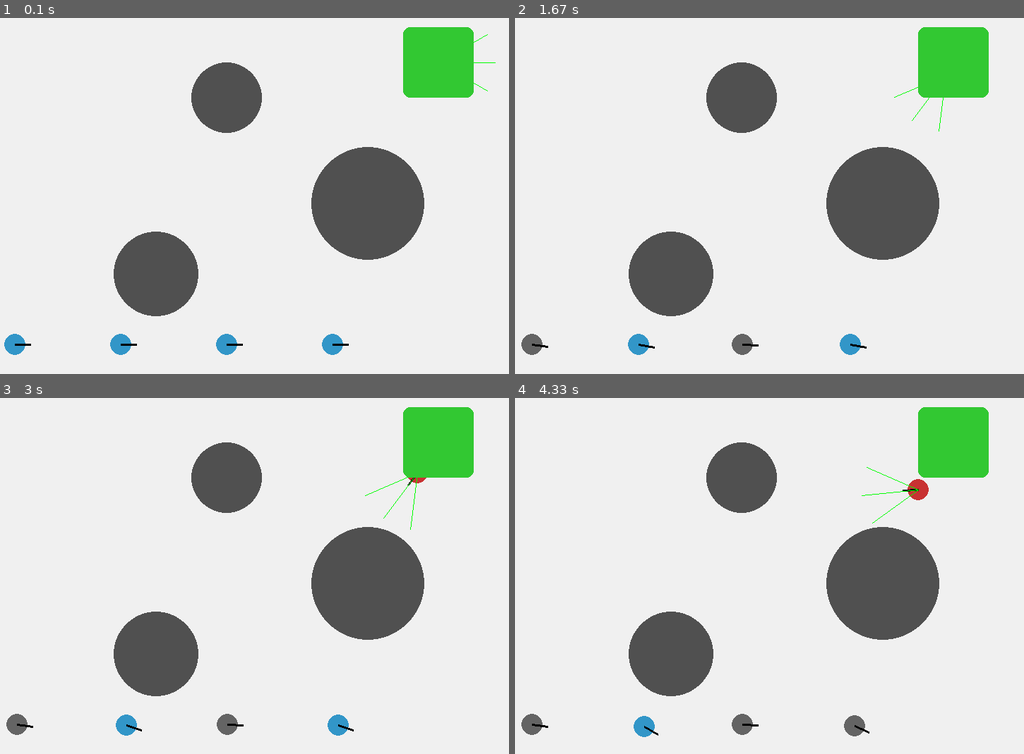
Above: before the commit, frames 1-4 (two rows, left to right).
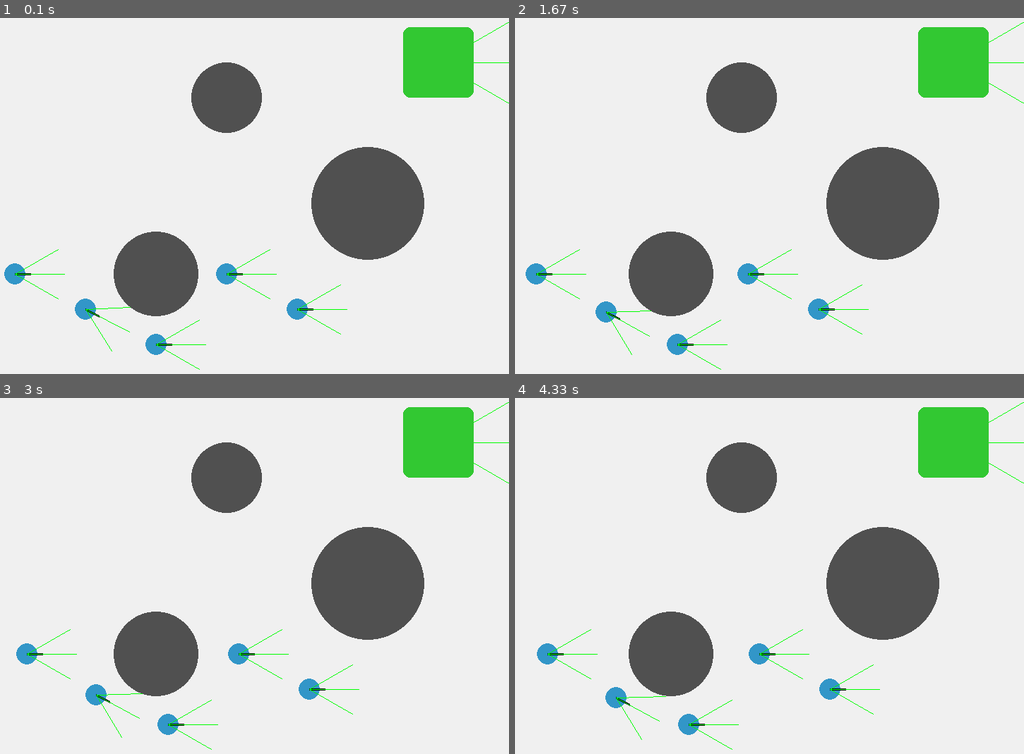
Above: after the commit, the same moments.

Repository: cyrileoppo/Robotique--copposite-mtarrab
Game: pygame game, started from projet_fil_rouge/clinique/__main__.py
Same seed, same stepped clock (60 frames per second), same inputs: the game is played once before the commit and once after it.
Inputs:
- Up to frame 1 (0.1 s): no input
- Up to frame 2 (1.67 s): no input
- Up to frame 3 (3 s): no input
- Up to frame 4 (4.33 s): no input

The runs differ from the first frame. In frame 1, 2.0% of the frame differs, in the area x 0-100%, y 1-99%; in frame 2, 2.0%; in frame 3, 2.1%; in frame 4, 2.2%, in the area x 1-100%, y 1-99%.

Commit message:
Fix: accélération des robots et évitement entre eux

Diff:
--- a/projet_fil_rouge/clinique/__main__.py
+++ b/projet_fil_rouge/clinique/__main__.py
@@ -9,17 +9,15 @@
 from .modele.robot import RobotStandard, RobotAmbulance
 from .modele.obstacles import ObstacleCercle
 from .vue.vue_pygame import VuePygame
-from .controleur.strategies import Navigator, GoalAndAvoidStrategy
+from .controleur.strategies import Navigator, GoalAndAvoidStrategy, AvoidStrategy
 
 def parse_args():
-    """Gère les arguments en ligne de commande [cite: 35-46]."""
     parser = argparse.ArgumentParser(description="Simulation de la Clinique des Robots")
     parser.add_argument("--debug", action="store_true", help="Active les logs de niveau DEBUG")
-    parser.add_argument("--nb-robots", type=int, default=4, help="Nombre de robots standards")
+    parser.add_argument("--nb-robots", type=int, default=5, help="Nombre de robots standards")
     return parser.parse_args()
 
 def algorithme_sac_a_dos(robots_en_panne, capacite_max):
-    """Algorithme de programmation dynamique pour le problème du Sac à Dos."""
     n = len(robots_en_panne)
     dp = [[0] * (capacite_max + 1) for _ in range(n + 1)]
 
@@ -37,31 +35,23 @@
         if dp[i][w] != dp[i-1][w]:
             selection.append(robots_en_panne[i-1])
             w -= robots_en_panne[i-1].poids
-
     return selection
 
 def optimiser_trajet_tsp(base_x, base_y, robots_selectionnes):
-    """
-    Algorithme du Voyageur de Commerce (Brute-force pour petit N).
-    Trouve l'ordre de visite qui minimise la distance: Base -> R1 -> R2 -> ... -> Base.
-    """
     if not robots_selectionnes:
         return []
 
     meilleur_trajet = None
     distance_min = float('inf')
 
-    # On teste toutes les combinaisons possibles d'ordre de visite
     for permutation in itertools.permutations(robots_selectionnes):
         dist_totale = 0.0
         pos_actuelle = (base_x, base_y)
 
-        # Calcul de la distance pour cette permutation
         for robot in permutation:
             dist_totale += math.hypot(robot.x - pos_actuelle[0], robot.y - pos_actuelle[1])
             pos_actuelle = (robot.x, robot.y)
 
-        # Ajout du retour à la base
         dist_totale += math.hypot(base_x - pos_actuelle[0], base_y - pos_actuelle[1])
 
         if dist_totale < distance_min:
@@ -77,20 +67,18 @@
 
     largeur, hauteur = 800, 600
     BASE_X, BASE_Y = 700, 100
+    RAYON_ACTION = 40.0
 
-    # ==========================================
-    # 1. MODÈLE
-    # ==========================================
     env = Environnement(largeur, hauteur)
 
     ambulance = RobotAmbulance("Ambu-1", x=BASE_X, y=BASE_Y)
-    ambulance.moteur.v_max = 5.0
-    ambulance.moteur.a_max = 1.5
-    ambulance.moteur.frottement = 0.05
+    # VITESSE X5 : L'ambulance devient un bolide !
+    ambulance.moteur.v_max = 40.0
+    ambulance.moteur.a_max = 15.0
+    ambulance.moteur.frottement = 0.15
     ambulance.capacite_max = 50
     ambulance.robots_charges = []
     ambulance.plan_sauvetage = []
-
     env.ajouter_robot(ambulance)
 
     env.ajouter_obstacle(ObstacleCercle(x=400, y=150, rayon=50))
@@ -100,19 +88,15 @@
     poids_test = [15, 20, 30, 25, 10]
     for i in range(args.nb_robots):
         poids = poids_test[i % len(poids_test)]
-        robot = RobotStandard(f"R-{i+1}", x=100 + i*150, y=500, poids=poids)
-        robot.probabilite_panne = 0.005
+        # On les disperse un peu plus aléatoirement
+        robot = RobotStandard(f"R-{i+1}", x=100 + (i*100)%600, y=400 + (i*50)%150, poids=poids)
         env.ajouter_robot(robot)
 
-    # ==========================================
-    # 2. VUE
-    # ==========================================
     vue = VuePygame(largeur, hauteur)
 
-    # ==========================================
-    # 3. CONTRÔLEUR
-    # ==========================================
-    strategy_evitement_et_ciblage = GoalAndAvoidStrategy(distance_securite=70.0)
+    strategy_evitement_et_ciblage = GoalAndAvoidStrategy(distance_securite=100.0)
+    # Nouvelle stratégie pour les robots standards
+    strategy_promenade_standards = AvoidStrategy(distance_securite=60.0)
 
     en_cours = True
     dt = 0.1
@@ -122,19 +106,19 @@
             if event.type == pygame.QUIT:
                 en_cours = False
 
-        # a) Pannes aléatoires
         for robot in env.robots:
             if isinstance(robot, RobotStandard):
                 robot.mettre_a_jour_etat()
 
-        # b) Machine à états de l'ambulance
         charge_actuelle = sum(r.poids for r in ambulance.robots_charges)
 
         if ambulance.plan_sauvetage:
             cible = ambulance.plan_sauvetage[0]
             if cible in env.robots:
                 dist_robot = math.hypot(ambulance.x - cible.x, ambulance.y - cible.y)
-                if dist_robot < 30.0:
+                if dist_robot <= RAYON_ACTION:
+                    ambulance.moteur.v = 0.0
+                    ambulance.moteur.omega = 0.0
                     ambulance.robots_charges.append(cible)
                     env.robots.remove(cible)
                     ambulance.plan_sauvetage.pop(0)
@@ -147,41 +131,55 @@
             if ambulance.robots_charges:
                 strategy_evitement_et_ciblage.set_cible(BASE_X, BASE_Y)
                 dist_base = math.hypot(ambulance.x - BASE_X, ambulance.y - BASE_Y)
-                if dist_base < 30.0:
+                if dist_base <= RAYON_ACTION:
+                    ambulance.moteur.v = 0.0
+                    ambulance.moteur.omega = 0.0
                     for repare in ambulance.robots_charges:
                         repare.en_panne = False
                         repare.x, repare.y = BASE_X, BASE_Y + 120
                         env.ajouter_robot(repare)
                     logger.info(f"Base atteinte ! {len(ambulance.robots_charges)} robot(s) réparé(s).")
                     ambulance.robots_charges.clear()
+                    strategy_evitement_et_ciblage.set_cible(None, None)
             else:
                 robots_en_panne = [r for r in env.robots if isinstance(r, RobotStandard) and r.en_panne]
                 if robots_en_panne:
-                    # 1. Sélection (Sac à dos)
                     selection = algorithme_sac_a_dos(robots_en_panne, ambulance.capacite_max)
-                    # 2. Optimisation du trajet (TSP)
                     ambulance.plan_sauvetage = optimiser_trajet_tsp(BASE_X, BASE_Y, selection)
-
-                    ids_selectionnes = [r.id for r in ambulance.plan_sauvetage]
-                    logger.info(f"Mission optiisée (TSP) ! Ordre de ramassage : {ids_selectionnes}")
                 else:
                     dist_base = math.hypot(ambulance.x - BASE_X, ambulance.y - BASE_Y)
-                    if dist_base > 20.0:
+                    if dist_base > RAYON_ACTION:
                         strategy_evitement_et_ciblage.set_cible(BASE_X, BASE_Y)
                     else:
                         strategy_evitement_et_ciblage.set_cible(None, None)
+                        ambulance.moteur.v = 0.0
+                        ambulance.moteur.omega = 0.0
 
-        # c) Lecture des capteurs et Stratégie [cite: 746-753, 804]
-        mesures = ambulance.capteur.read(env)
-        v_cmd, omega_cmd = strategy_evitement_et_ciblage.compute_command(mesures, ambulance.x, ambulance.y, ambulance.theta)
-        if v_cmd > 0: v_cmd = 4.0
+        # Commandes de l'ambulance
+        mesures_ambu = ambulance.capteur.read(env)
+        v_cmd_ambu, omega_cmd_ambu = strategy_evitement_et_ciblage.compute_command(mesures_ambu, ambulance.x, ambulance.y, ambulance.theta)
 
-        commandes = {"Ambu-1": (v_cmd, omega_cmd)}
+        if v_cmd_ambu == 1.0:
+            if strategy_evitement_et_ciblage.cible_x is not None:
+                dist_cible = math.hypot(ambulance.x - strategy_evitement_et_ciblage.cible_x, ambulance.y - strategy_evitement_et_ciblage.cible_y)
+                # VITESSE X5
+                v_cmd_ambu = 35.0 if dist_cible > 120.0 else 10.0
+            else:
+                v_cmd_ambu = 0.0
+
+        commandes = {"Ambu-1": (v_cmd_ambu, omega_cmd_ambu)}
+
+        # Commandes dynamiques des robots standards
         for robot in env.robots:
             if isinstance(robot, RobotStandard):
-                commandes[robot.id] = (0.5, 0.02) if not robot.en_panne else (0.0, 0.0)
+                if not robot.en_panne:
+                    # Les robots standards utilisent leur Lidar et leur stratégie d'évitement
+                    mesures_std = robot.capteur.read(env)
+                    cmd_std = strategy_promenade_standards.compute_command(mesures_std)
+                    commandes[robot.id] = cmd_std
+                else:
+                    commandes[robot.id] = (0.0, 0.0)
 
-        # d) Application et Affichage
         env.step(commandes, dt)
         vue.dessiner(env)
         vue.horloge.tick(60)
--- a/projet_fil_rouge/clinique/controleur/strategies.py
+++ b/projet_fil_rouge/clinique/controleur/strategies.py
@@ -38,11 +38,10 @@
         self.strategy = strategy
 
     def step(self, observation):
-        # Délègue le calcul à la stratégie active [cite: 746-747]
         return self.strategy.compute_command(observation)
 
 class GoalAndAvoidStrategy(Strategy):
-    """Combine l'attraction vers une cible et la répulsion des obstacles ."""
+    """Combine l'attraction vers une cible et la répulsion des obstacles [cite: 780-782]."""
     def __init__(self, distance_securite=50.0):
         self.distance_securite = distance_securite
         self.cible_x = None
@@ -53,31 +52,25 @@
         self.cible_y = y
 
     def compute_command(self, observation, robot_x, robot_y, robot_theta):
-        # 1. Évitement prioritaire (Réflexe de survie)
         if observation:
             dist_gauche, dist_centre, dist_droite = observation
             if dist_centre < self.distance_securite or dist_gauche < self.distance_securite or dist_droite < self.distance_securite:
+                vitesse_esquive = 3.0
+                rotation_esquive = 2.5
+
                 if dist_gauche < dist_droite:
-                    return 0.2, 1.5  # Tourner droite
+                    return vitesse_esquive, rotation_esquive  # Tourner droite
                 else:
-                    return 0.2, -1.5 # Tourner gauche
+                    return vitesse_esquive, -rotation_esquive # Tourner gauche
 
-        # 2. S'il n'y a pas d'obstacle et qu'on a une cible, on va vers elle
         if self.cible_x is not None and self.cible_y is not None:
-            # Calcul de l'angle vers la cible
             angle_cible = math.atan2(self.cible_y - robot_y, self.cible_x - robot_x)
-
-            # Différence d'angle (erreur)
             erreur_angle = angle_cible - robot_theta
-
-            # Normalisation de l'angle entre -pi et pi
             erreur_angle = (erreur_angle + math.pi) % (2 * math.pi) - math.pi
 
             v_cmd = 1.0
-            # On tourne proportionnellement à l'erreur d'angle
-            omega_cmd = max(-1.0, min(1.0, erreur_angle * 2.0))
+            omega_cmd = max(-1.5, min(1.5, erreur_angle * 2.5))
 
             return v_cmd, omega_cmd
 
-        # 3. Comportement par défaut (Patrouille / Attente)
-        return 0.0, 0.0 # On reste sur place si on n'a rien à faire
+        return 0.0, 0.0
--- a/projet_fil_rouge/clinique/modele/capteurs.py
+++ b/projet_fil_rouge/clinique/modele/capteurs.py
@@ -1,35 +1,43 @@
 import math
+from .obstacles import ObstacleCercle
 
 class CapteurDistance:
-    """Interface commune pour les capteurs [cite: 374-376]."""
     def read(self, env):
         raise NotImplementedError
 
 class LidarMoustaches(CapteurDistance):
     def __init__(self, robot, angles, portee_max=100):
         self.robot = robot
-        self.angles = angles # Liste d'angles relatifs au robot (ex: [-0.5, 0, 0.5])
+        self.angles = angles
         self.portee_max = portee_max
-        self.dernieres_mesures = [] # Pour l'affichage graphique
+        self.dernieres_mesures = []
 
     def read(self, env):
-        """Lit les distances pour chaque rayon [cite: 163, 177-186]."""
         self.dernieres_mesures = []
 
         for angle_relatif in self.angles:
-            # Calcul de la direction du rayon [cite: 172-173]
             angle_absolu = self.robot.theta + angle_relatif
             dx = math.cos(angle_absolu)
             dy = math.sin(angle_absolu)
 
             dist_min = self.portee_max
 
-            # Test d'intersection avec tous les obstacles [cite: 182-186]
+            # 1. Détection des obstacles fixes
             for obs in env.obstacles:
                 dist = obs.intersection(self.robot.x, self.robot.y, dx, dy, self.portee_max)
                 if dist is not None and dist < dist_min:
                     dist_min = dist
 
+            # 2. Détection des obstacles dynamiques (les autres robots actifs)
+            for autre_robot in env.robots:
+                # On ignore soi-même et les robots en panne (pour pouvoir les secourir)
+                if autre_robot != self.robot and not getattr(autre_robot, 'en_panne', False):
+                    # On modélise temporairement le robot comme un ObstacleCercle de rayon 25
+                    obs_robot = ObstacleCercle(autre_robot.x, autre_robot.y, 25)
+                    dist = obs_robot.intersection(self.robot.x, self.robot.y, dx, dy, self.portee_max)
+                    if dist is not None and dist < dist_min:
+                        dist_min = dist
+
             self.dernieres_mesures.append((angle_absolu, dist_min))
 
         return [mesure[1] for mesure in self.dernieres_mesures]
--- a/projet_fil_rouge/clinique/modele/robot.py
+++ b/projet_fil_rouge/clinique/modele/robot.py
@@ -11,18 +11,12 @@
         self.theta = 0.0
         self.poids = poids
         self.en_panne = False
-
-        # Composition : le robot possède un moteur
         self.moteur = MoteurDifferentielRealiste()
 
     def appliquer_commande(self, v_cmd, omega_cmd, dt):
         if self.en_panne:
-            v_cmd, omega_cmd = 0.0, 0.0 # Un robot en panne ne bouge plus
-
-        # Le moteur gère les calculs physiques
+            v_cmd, omega_cmd = 0.0, 0.0
         dv, domega = self.moteur.mettre_a_jour(v_cmd, omega_cmd, dt)
-
-        # Cinématique finale
         self.theta += domega
         self.x += dv * math.cos(self.theta)
         self.y += dv * math.sin(self.theta)
@@ -30,9 +24,14 @@
 class RobotStandard(RobotMobile):
     def __init__(self, id_robot, x, y, poids):
         super().__init__(id_robot, x, y, poids)
-        self.probabilite_panne = 0.005
+        self.probabilite_panne = 0.0002 # Panne très rare (baisse drastique)
+        # Moteur x5 pour le standard
+        self.moteur.v_max = 15.0
+        self.moteur.a_max = 8.0
+        # Moustaches un peu plus courtes que l'ambulance
+        self.capteur = LidarMoustaches(self, [-math.pi/6, 0, math.pi/6], portee_max=70)
+
     def mettre_a_jour_etat(self):
-        """Simule l'usure du robot."""
         if not self.en_panne and random.random() < self.probabilite_panne:
             self.en_panne = True
 
@@ -41,4 +40,4 @@
         super().__init__(id_robot, x, y, poids=0)
         self.capacite_max = capacite_max
         self.charge_actuelle = 0
-        self.capteur = LidarMoustaches(self, [-math.pi/6, 0, math.pi/6], portee_max=80)
+        self.capteur = LidarMoustaches(self, [-math.pi/6, 0, math.pi/6], portee_max=120)
Not shown, changed: robot.log
